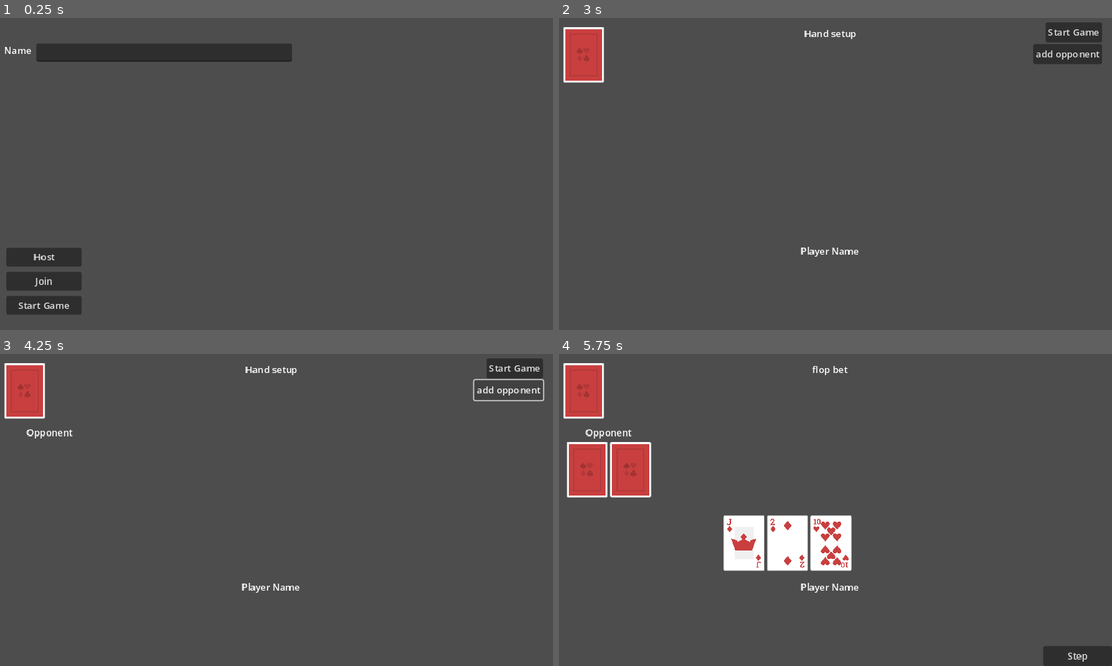
Above: before the commit, frames 1-4 (two rows, left to right).
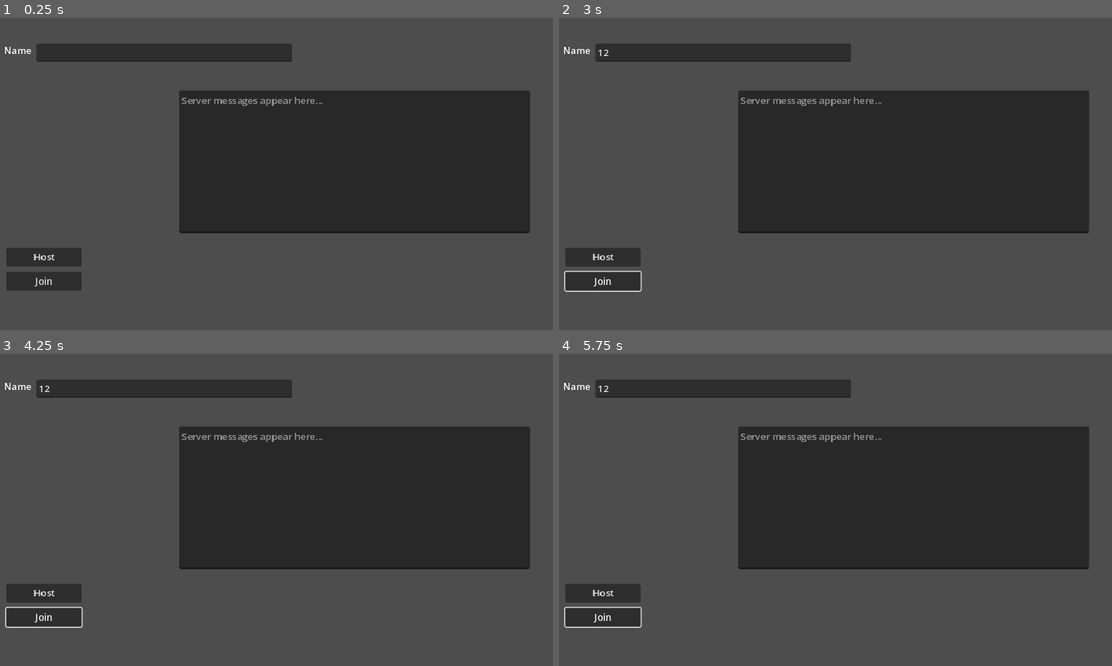
Above: after the commit, the same moments.

Repository: Posiden104/poker
Game: Godot game, scene res://scripts/multiplayer/multiplayerScene.tscn
Two runs of this game, one before a commit and one after it. Both use one fixed random seed, a clock stepped at 60 frames per second and the inputs below.
Inputs (mouse positions are in pixels of both pictures, inside the frame that each line leads up to):
- Up to frame 1 (0.25 s): no input
- Up to frame 2 (3 s): click (724, 52) at 0.52 s; type "12" at 0.6 s; click "Host" at 1.25 s; click "Join" at 2 s; click (603, 305) at 2.75 s, where only the run before the commit has a clickable "Start Game"
- Up to frame 3 (4.25 s): click (508, 391) at 3.5 s, where only the run before the commit has a clickable "add opponent"
- Up to frame 4 (5.75 s): click (1073, 369) at 4.25 s, where only the run before the commit has a clickable "Start Game"; click (1078, 656) at 5 s, where only the run before the commit has a clickable "Step"

The runs differ from the first frame. In frame 1, 30% of the frame differs, in the area x 1-96%, y 23-96%; in frame 2, 36%; in frame 3, 36%; in frame 4, 39%, in the area x 0-100%, y 2-100%.
Error before the commit: Invalid operands 'String' and 'int' in operator '+'. (res://scripts/multiplayer/MiltiplayerController.gd:60)
Error after the commit: Invalid operands 'String' and 'int' in operator '+'. (res://scripts/multiplayer/MiltiplayerController.gd:82)

Commit message:
better lobby

Diff:
--- a/scripts/game_manager.gd
+++ b/scripts/game_manager.gd
@@ -1,3 +1,16 @@
 extends Node
 
 var Players = {}
+
+var ai_player_limit = 1000
+var ai_players = 1000
+
+
+func add_ai_player():
+	ai_players -= 1
+	Players[ai_players] = {
+		"name": "Opponent(AI) %d" % (ai_player_limit - ai_players),
+		"id": ai_players
+	}
+
+	return Players[ai_players]
--- a/scripts/hand_base.gd
+++ b/scripts/hand_base.gd
@@ -4,6 +4,7 @@
 @export var hand_container: HBoxContainer
 @export var dealable: Dealable
 @export var name_label: Label
+@export var multiplayer_id: int
 
 var cards: Array[Card]
 var id: int = -1
@@ -14,6 +15,9 @@
 
 func set_name_label(label_name):
 	name_label.text = label_name
+
+func set_player_id(id):
+	multiplayer_id = id
 
 func clear():
 	for child in hand_container.get_children():
--- a/scripts/multiplayer/MiltiplayerController.gd
+++ b/scripts/multiplayer/MiltiplayerController.gd
@@ -1,12 +1,19 @@
 class_name MultiplayerScene
 extends Control
 
+@export_category("Connection Information")
+@export var address := "127.0.0.1"
+@export var port := 8910
 
-@export var address = "127.0.0.1"
-@export var port = 8910
-@onready var poker = $Poker
+@export_category("Lobby Items")
+@export var host_button: Button
+@export var join_button: Button
+@export var start_button: Button
+@export var message_box: TextEdit
+@onready var host_instructions = $HostInstructions
 
 var peer
+var host_instructions_sent = false
 
 # Called when the node enters the scene tree for the first time.
 func _ready():
@@ -14,6 +21,11 @@
 	multiplayer.peer_disconnected.connect(player_disconnected)
 	multiplayer.connected_to_server.connect(connected_to_server)
 	multiplayer.connection_failed.connect(connection_failed)
+
+	host_button.visible = true
+	join_button.visible = true
+	start_button.visible = false
+	host_instructions.visible = false
 
 # called on server and clients
 func peer_connected(id):
@@ -36,6 +48,14 @@
 			"name": name,
 			"id": id
 		}
+		add_text_to_message_box("%s joined" % name)
+
+	if multiplayer.get_unique_id() == id and id != 1:
+		add_text_to_message_box("Please wait for the host to start the game.")
+
+	if multiplayer.get_unique_id() == 1 and !host_instructions_sent:
+		add_text_to_message_box("Press \"Start Game\" when everyone has joined.")
+		host_instructions_sent = true
 
 	if multiplayer.is_server():
 		for i in GameManager.Players:
@@ -52,6 +72,8 @@
 	self.hide()
 	poker.get_child(0).start()
 
+func add_text_to_message_box(text):
+	message_box.text = "%s%s\n" % [message_box.text, text]
 
 func _on_host_pressed():
 	peer = ENetMultiplayerPeer.new()
@@ -65,8 +87,10 @@
 	multiplayer.set_multiplayer_peer(peer)
 	print("Waiting for players!")
 	send_player_information($LineEdit.text, multiplayer.get_unique_id())
-
-
+	host_button.visible = false
+	join_button.visible = false
+	start_button.visible = true
+	host_instructions.visible = true
 
 func _on_join_pressed():
 	peer = ENetMultiplayerPeer.new()
@@ -75,6 +99,9 @@
 
 	multiplayer.set_multiplayer_peer(peer)
 
+	host_button.visible = false
+	join_button.visible = false
+	start_button.visible = false
 
 func _on_start_game_pressed():
 	start_game.rpc()
--- a/scripts/multiplayer/multiplayerScene.tscn
+++ b/scripts/multiplayer/multiplayerScene.tscn
@@ -2,7 +2,7 @@
 
 [ext_resource type="Script" path="res://scripts/multiplayer/MiltiplayerController.gd" id="1_1ctnx"]
 
-[node name="Control" type="Control"]
+[node name="Control" type="Control" node_paths=PackedStringArray("host_button", "join_button", "start_button", "message_box")]
 layout_mode = 3
 anchors_preset = 15
 anchor_right = 1.0
@@ -10,6 +10,10 @@
 grow_horizontal = 2
 grow_vertical = 2
 script = ExtResource("1_1ctnx")
+host_button = NodePath("Host")
+join_button = NodePath("Join")
+start_button = NodePath("StartGame")
+message_box = NodePath("MessageBox")
 
 [node name="Host" type="Button" parent="."]
 layout_mode = 0
@@ -28,11 +32,18 @@
 text = "Join"
 
 [node name="StartGame" type="Button" parent="."]
-layout_mode = 0
-offset_left = 30.0
-offset_top = 482.0
-offset_right = 158.0
-offset_bottom = 514.0
+layout_mode = 1
+anchors_preset = 3
+anchor_left = 1.0
+anchor_top = 1.0
+anchor_right = 1.0
+anchor_bottom = 1.0
+offset_left = -149.0
+offset_top = -48.0
+offset_right = -21.0
+offset_bottom = -16.0
+grow_horizontal = 0
+grow_vertical = 0
 text = "Start Game"
 
 [node name="LineEdit" type="LineEdit" parent="."]
@@ -50,6 +61,37 @@
 offset_bottom = 75.0
 text = "Name"
 
+[node name="MessageBox" type="TextEdit" parent="."]
+layout_mode = 1
+anchors_preset = 8
+anchor_left = 0.5
+anchor_top = 0.5
+anchor_right = 0.5
+anchor_bottom = 0.5
+offset_left = -156.0
+offset_top = -138.0
+offset_right = 441.0
+offset_bottom = 105.0
+grow_horizontal = 2
+grow_vertical = 2
+placeholder_text = "Server messages appear here..."
+editable = false
+
+[node name="HostInstructions" type="Label" parent="."]
+layout_mode = 1
+anchors_preset = 3
+anchor_left = 1.0
+anchor_top = 1.0
+anchor_right = 1.0
+anchor_bottom = 1.0
+offset_left = -366.0
+offset_top = -43.0
+offset_right = -153.0
+offset_bottom = -20.0
+grow_horizontal = 0
+grow_vertical = 0
+text = "When everyone has joined, press here ==>"
+
 [connection signal="pressed" from="Host" to="." method="_on_host_pressed"]
 [connection signal="pressed" from="Join" to="." method="_on_join_pressed"]
 [connection signal="pressed" from="StartGame" to="." method="_on_start_game_pressed"]
--- a/scripts/opponent_manager.gd
+++ b/scripts/opponent_manager.gd
@@ -14,11 +14,12 @@
 		#c.unregister_player()
 		c.queue_free()
 
-func add_opponent(opponent_name = "Opponent"):
+func add_opponent(opponent_name, opponent_id):
 	var o = OpponentScene.instantiate()
 	opponent_hbox.add_child(o)
 	opponents.push_back(o)
 	o.set_name_label(opponent_name)
+	o.set_player_id(opponent_id)
 	o.setup()
 
 
@@ -34,6 +35,6 @@
 	return false
 
 
-
 func _on_add_oppt_button_pressed():
-	add_opponent()
+	var oppt = GameManager.add_ai_player()
+	add_opponent(oppt.name, oppt.id)
--- a/scripts/poker_manager.gd
+++ b/scripts/poker_manager.gd
@@ -42,7 +42,7 @@
 			local_player.set_name_label(player.name)
 			local_player.setup()
 		else:
-			opponent_manager.add_opponent(player.name)
+			opponent_manager.add_opponent(player.name, player.id)
 
 func step():
 	step_button.disabled = true
@@ -92,14 +92,14 @@
 			cleanup()
 
 func register_player(player_hand: HandBase):
-	print("player registered")
 	players.append(player_hand)
 	player_hand.set_id(players.size() - 1)
 
 func unregister_player(player_hand: HandBase):
-	for i in players.size():
-		if players[i].id == player_hand.id:
-			players.remove_at(i)
+	players.erase(player_hand)
+	#for i in players.size():
+		#if players[i].id == player_hand.id:
+			#players.remove_at(i)
 
 func shuffle():
 	add_oppt_button.visible = false
